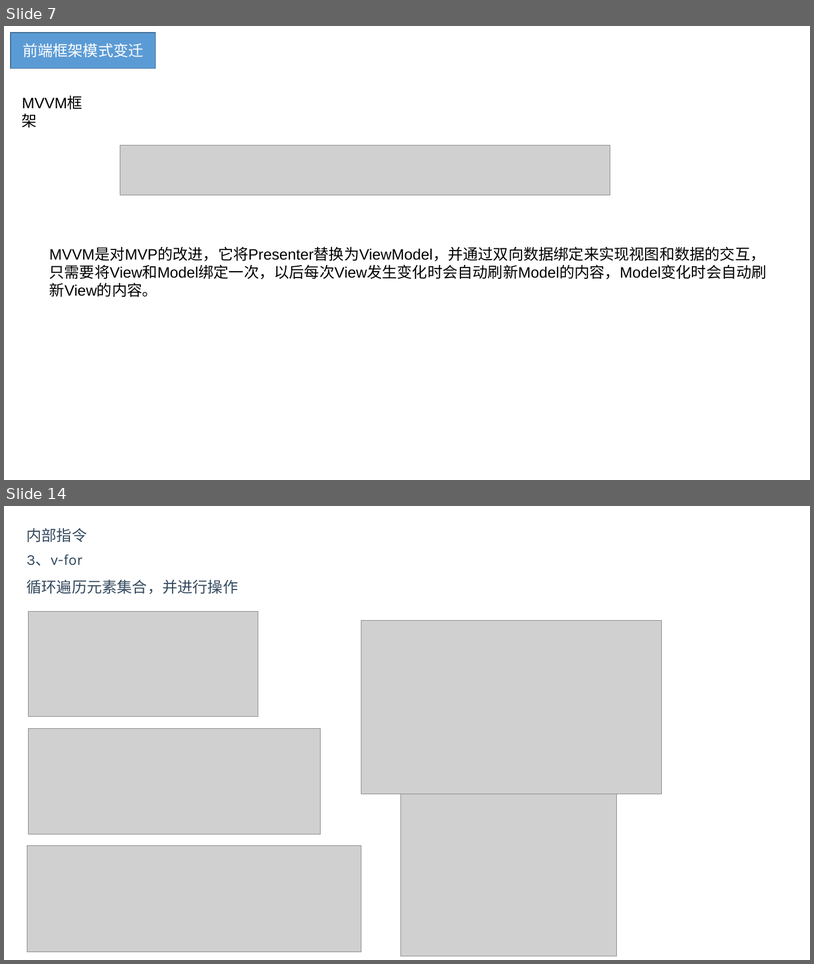
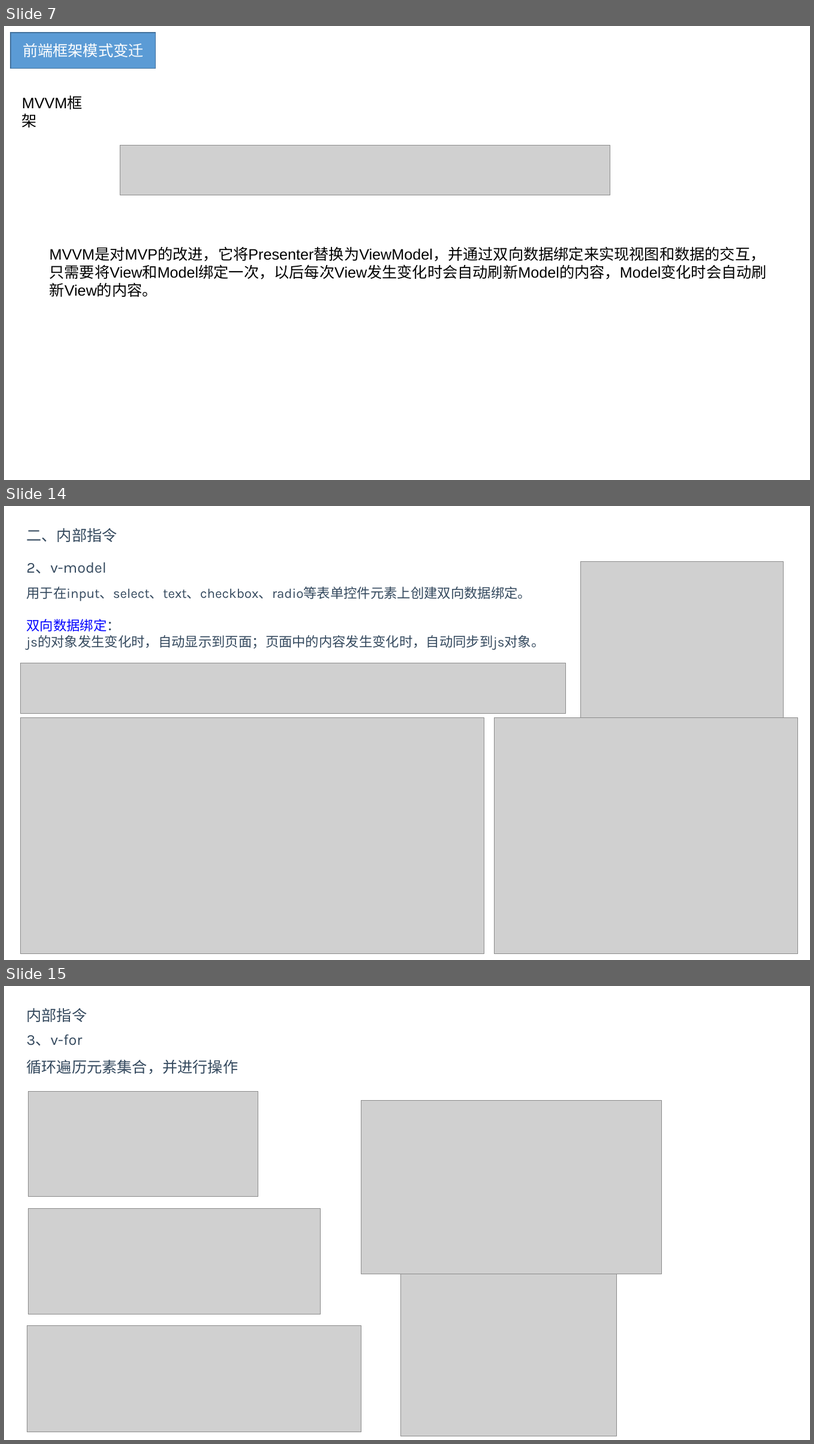
Before and after one commit to BinMarshall/studing, a slide deck: Vue/vue.pptx. Shown one above the other, each under a label of ours: slides 7 and 14 before the commit, slides 7, 14 and 15 after it; the slides between them are not shown. The pictures are 814x964 and 814x1444 pixels, drawn with LibreOffice and Linux fonts; fonts in the diff are those of the drawing; grey boxes stand for pictures. Boxes give left, top, right and bottom in pixels: in the first picture for what was removed or moved away, otherwise in the second. Text is boxed around its words. In the diff, an @@ line names an element or a change of style, - is before the commit and + after.

```diff
--- a/Vue/vue.pptx
+++ b/Vue/vue.pptx
@@ slide 14 added at (4,506,810,960), background #FFFFFF @@
@@ text added at (27,528,117,542), 18 pt, text #34495E @@
+二、内部指令
@@ text added at (27,562,107,573), 18 pt, text #34495E @@
+2、v-model
@@ picture added at (581,562,784,736) @@
@@ text added at (26,586,531,601), 16 pt, text #34495E @@
+用于在input、select、text、checkbox、radio等表单控件元素上创建双向数据绑定。
@@ text added at (26,619,545,650), 16 pt, text #34495E @@
+双向数据绑定：
+js的对象发生变化时，自动显示到页面；页面中的内容发生变化时，自动同步到js对象。
@@ picture added at (20,663,566,713) @@
@@ picture added at (20,717,485,953) @@
@@ picture added at (495,717,799,954) @@
@@ what was slide 14 is now slide 15 @@
```
Also in this commit, not shown: 8 slides changed, 3 other files.
